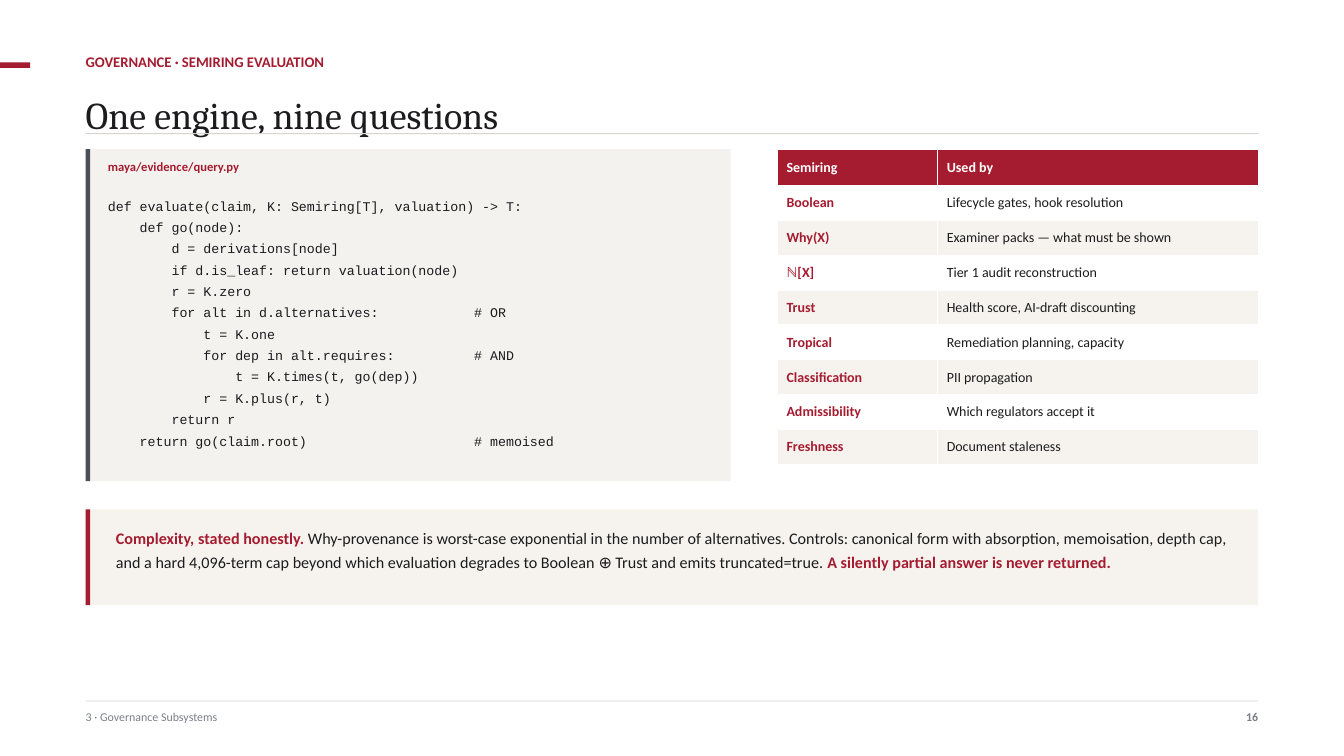
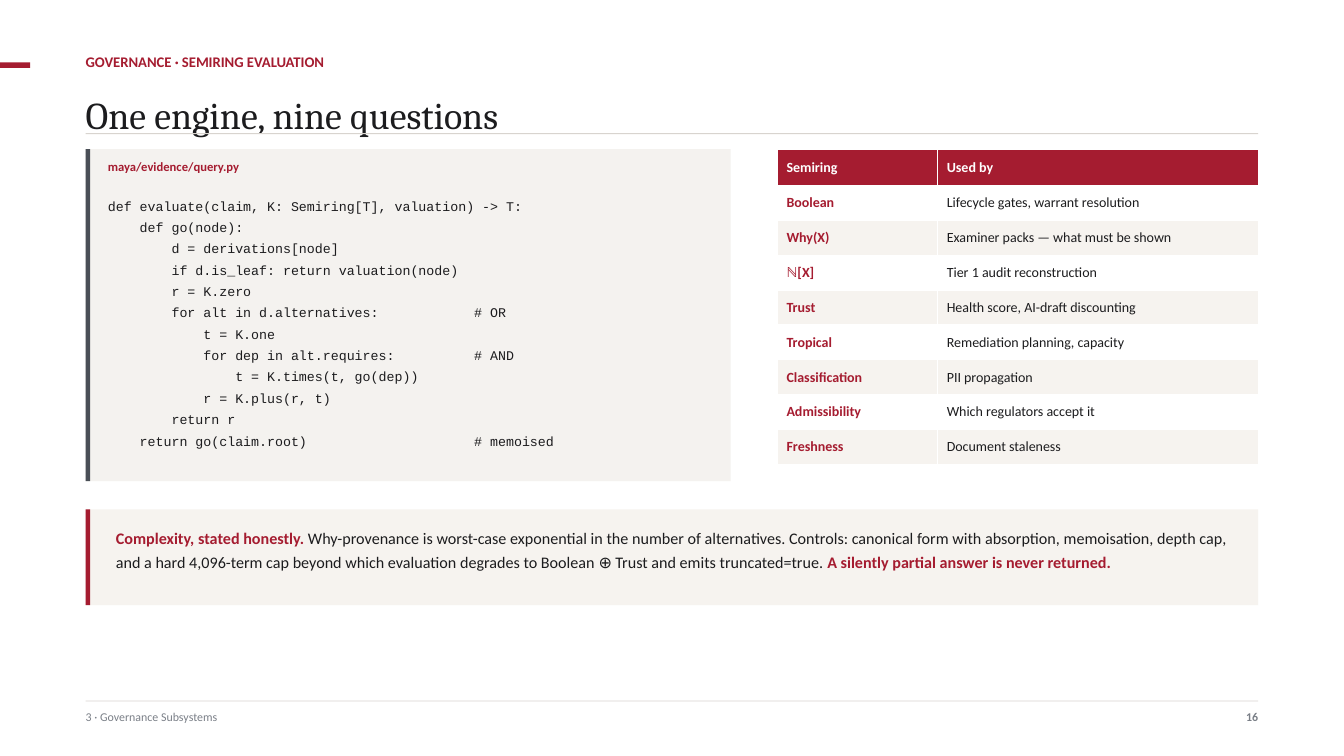
Before and after one commit to ajsinha/maya, a slide deck: slide 17 of docs/MAYA-System-Design.pptx. Drawn at 1344x756 pixels with LibreOffice and Linux fonts; fonts in the diff are those of the drawing. Boxes give left, top, right and bottom in pixels: in the first picture for what was removed or moved away, otherwise in the second. Text is boxed around its words. In the diff, an @@ line names an element or a change of style, - is before the commit and + after.

```diff
--- a/docs/MAYA-System-Design.pptx
+++ b/docs/MAYA-System-Design.pptx
@@ table at bbox=[777, 149, 1258, 465] @@
-row 2, column 2: Lifecycle gates, hook resolution
+row 2, column 2: Lifecycle gates, warrant resolution
```
Also in this commit, not shown: 25 other slides changed, 3 slides added, 2 other files.
